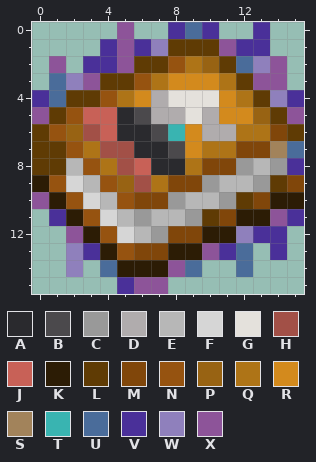
Two states of a pixel-art sprite, source/_images/legends_wiki/items/nightmare_book.png. The picture above is the old version.
The file is 64x64 pixels, drawn in blocks of 4x4; one block is one cell here.
Palette (. is transparent): A #2a2a2e  B #4b494c  C #999999  D #b0acad  E #b7b7b7  F #d6d6d6  G #e4e1dc  H #a25047  J #c86157  K #2c1c05  L #5f3b04  M #80460a  N #965310  P #986313  Q #ae7417  R #d38a1d  S #a2835b  T #39b4b1  U #4a6c9a  V #4a3099  W #8f80bc  X #8d5499
Once edited:
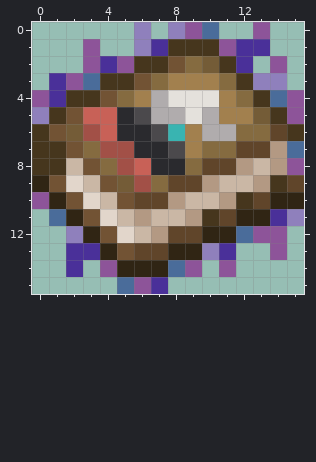
What changed:
colour C: #999999 -> #b39983
colour E: #b7b7b7 -> #cab7a5
colour F: #d6d6d6 -> #e2d6cb
colour K: #2c1c05 -> #302514
colour L: #5f3b04 -> #46361d
colour M: #80460a -> #60452a
colour N: #965310 -> #725334
colour P: #986313 -> #745c37
colour Q: #ae7417 -> #856b40
colour R: #d38a1d -> #a2804e
Changed rows in their new state; - is a pixel that keeps its letter.
first column x 0:
 0 -----.W-WXU--X--
 1 ---X..WV--------
 2 -.-X--------V.--
 3 -VXU---------WW-
 4 XV------------UX
 5 W---------------
 7 --------------C-
 8 ---------------X
11 -U------------VW
12 --W---------UXX-
13 --V-------W-.-X-
14 --V-X---UX-X.---
15 -----U-V--------
Pixel boxes of the changes (left, top, right, bottom) in both pictures:
changed: (32, 22, 304, 294)
